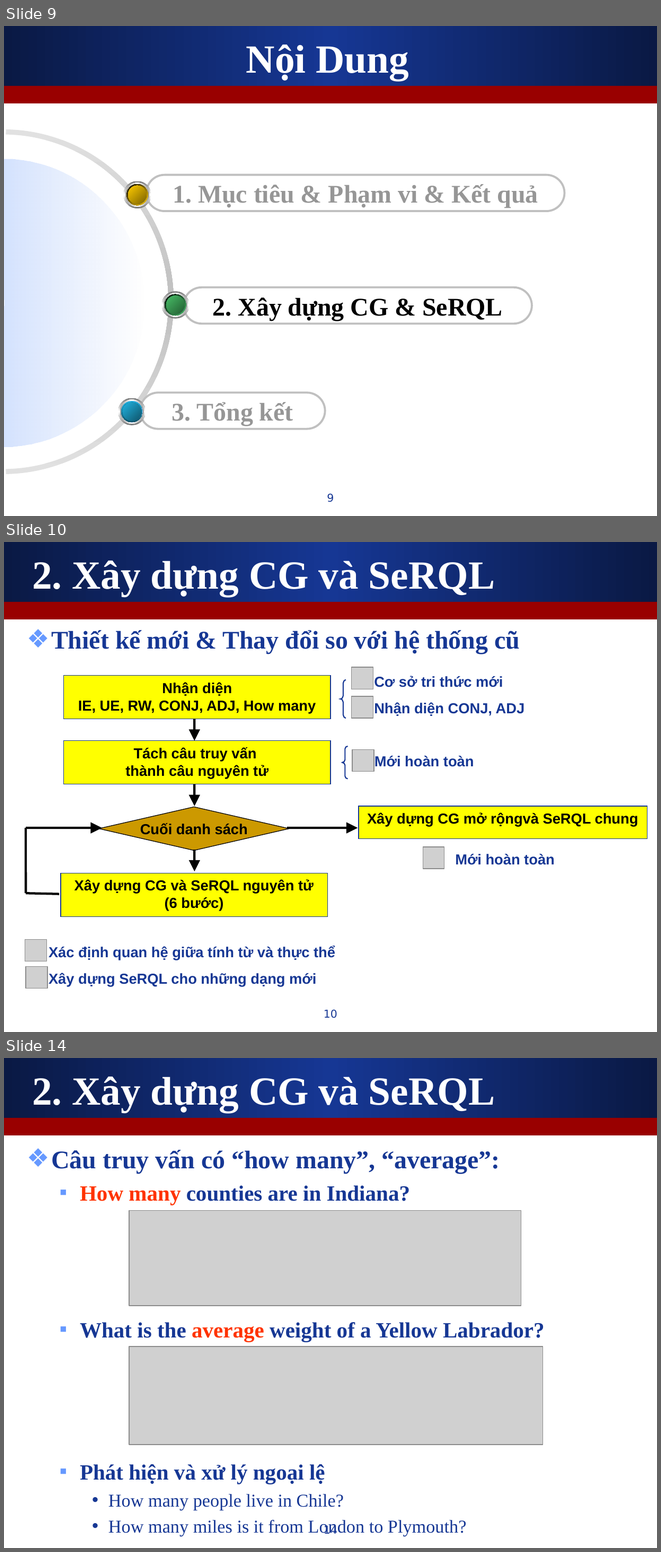
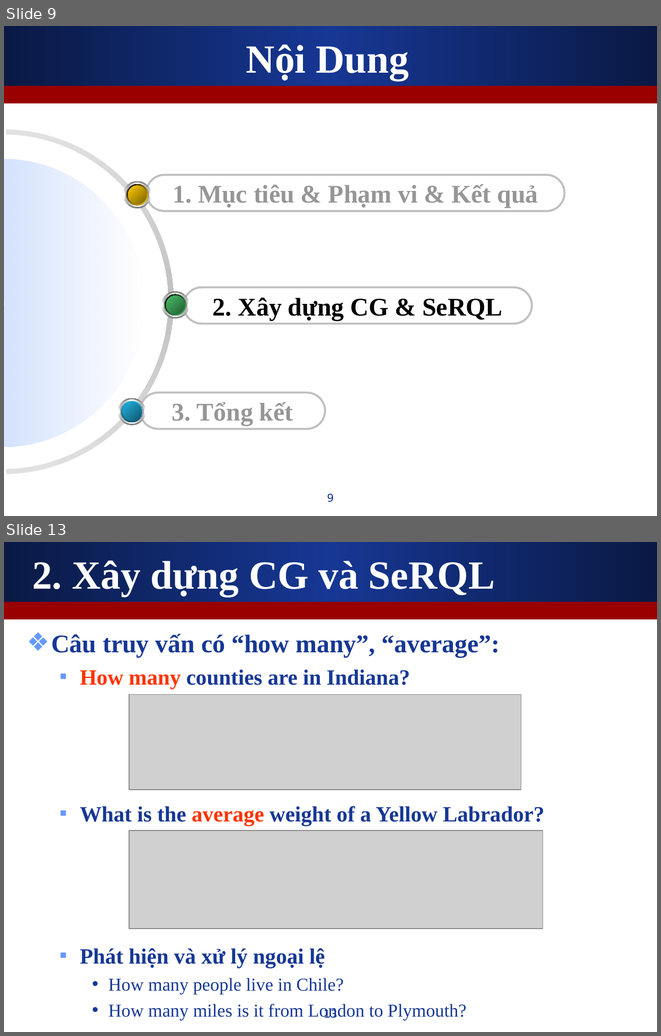
Before and after one commit to leaderwing/kt-kimres, a slide deck: note/Copy of [Thesis] Presentation.ppt. Shown one above the other, each under a label of ours: slides 9, 10 and 14 before the commit, slides 9 and 13 after it; the slides between them are not shown. The pictures are 661x1552 and 661x1036 pixels, drawn with LibreOffice and Linux fonts; fonts in the diff are those of the drawing; grey boxes stand for pictures. Boxes give left, top, right and bottom in pixels: in the first picture for what was removed or moved away, otherwise in the second. Text is boxed around its words. In the diff, an @@ line names an element or a change of style, - is before the commit and + after.

```diff
--- a/note/Copy of [Thesis] Presentation.ppt
+++ b/note/Copy of [Thesis] Presentation.ppt
@@ slide 10 removed at <box>4,542,657,1032</box>, background #FFFFFF; not listed: 2 template elements that a slide beside it also shows @@
@@ title removed at <box>32,561,495,597</box> @@
-2. Xây dựng CG và SeRQL
@@ text removed at <box>51,630,520,654</box> @@
-❖ Thiết kế mới & Thay đổi so với hệ thống cũ
@@ picture removed at <box>351,668,373,689</box> @@
@@ rectangle removed at <box>64,675,330,719</box> @@
-Nhận diện
-IE, UE, RW, CONJ, ADJ, How many
@@ freeform shape removed at <box>340,680,345,717</box> @@
@@ text removed at <box>374,676,525,716</box> @@
-Cơ sở tri thức mới
-Nhận diện CONJ, ADJ
@@ picture removed at <box>351,696,373,717</box> @@
@@ arrow removed from (195, 719) to (195, 741) @@
@@ rectangle removed at <box>64,741,330,784</box> @@
-Tách câu truy vấn
-thành câu nguyên tử
@@ freeform shape removed at <box>342,747,347,779</box> @@
@@ picture removed at <box>352,750,373,771</box> @@
@@ text removed at <box>374,756,474,767</box> @@
-Mới hoàn toàn
@@ arrow removed from (195, 784) to (195, 806) @@
@@ diamond removed at <box>99,806,289,850</box> @@
-Cuối danh sách
@@ rectangle removed at <box>359,806,647,838</box> @@
-Xây dựng CG mở rộngvà SeRQL chung
@@ arrow removed from (26, 828) to (102, 828) @@
@@ line removed from (26, 828) to (26, 893) @@
@@ arrow removed from (286, 828) to (358, 828) @@
@@ arrow removed from (195, 849) to (195, 871) @@
@@ picture removed at <box>423,847,445,868</box> @@
@@ text removed at <box>455,854,555,865</box> @@
-Mới hoàn toàn
@@ rectangle removed at <box>61,873,327,917</box> @@
-Xây dựng CG và SeRQL nguyên tử
-(6 bước)
@@ line removed from (26, 893) to (60, 894) @@
@@ picture removed at <box>25,939,46,961</box> @@
@@ text removed at <box>49,945,335,986</box> @@
-Xác định quan hệ giữa tính từ và thực thể
-Xây dựng SeRQL cho những dạng mới
@@ picture removed at <box>26,967,47,988</box> @@
@@ page number removed at <box>324,1009,337,1018</box> @@
-10
@@ what was slide 14 is now slide 13 @@
@@ page number at <box>324,1008,337,1018</box>: text changed @@
-14
+13
```
Also in this commit, not shown: 16 slides changed, 1 other slide removed.
